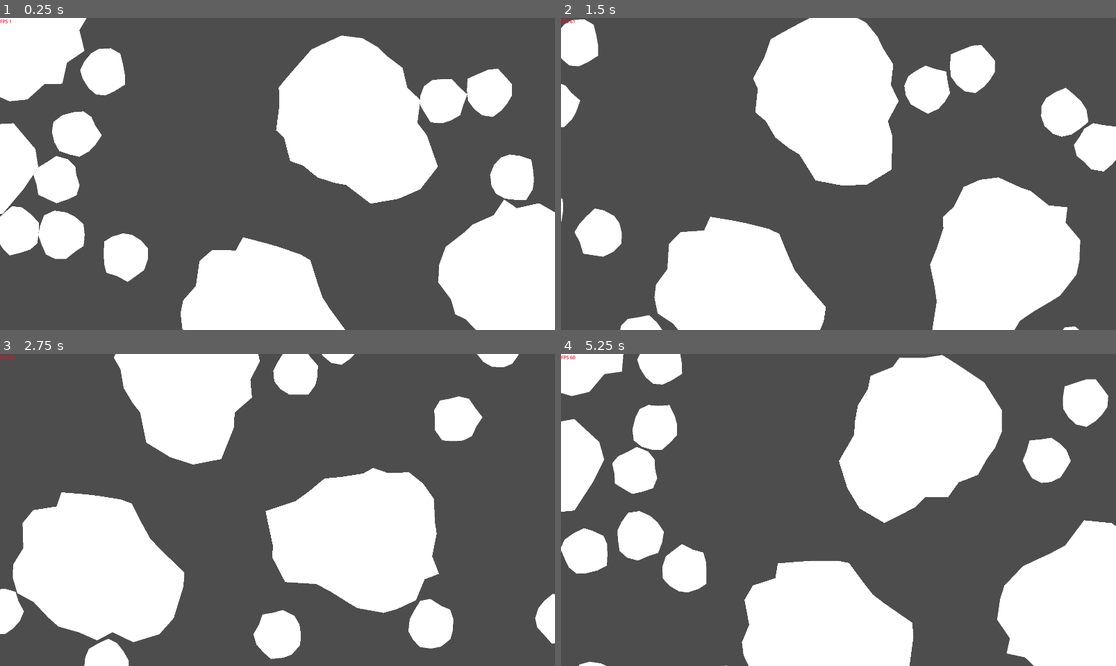
Above: before the commit, frames 1-4 (two rows, left to right).
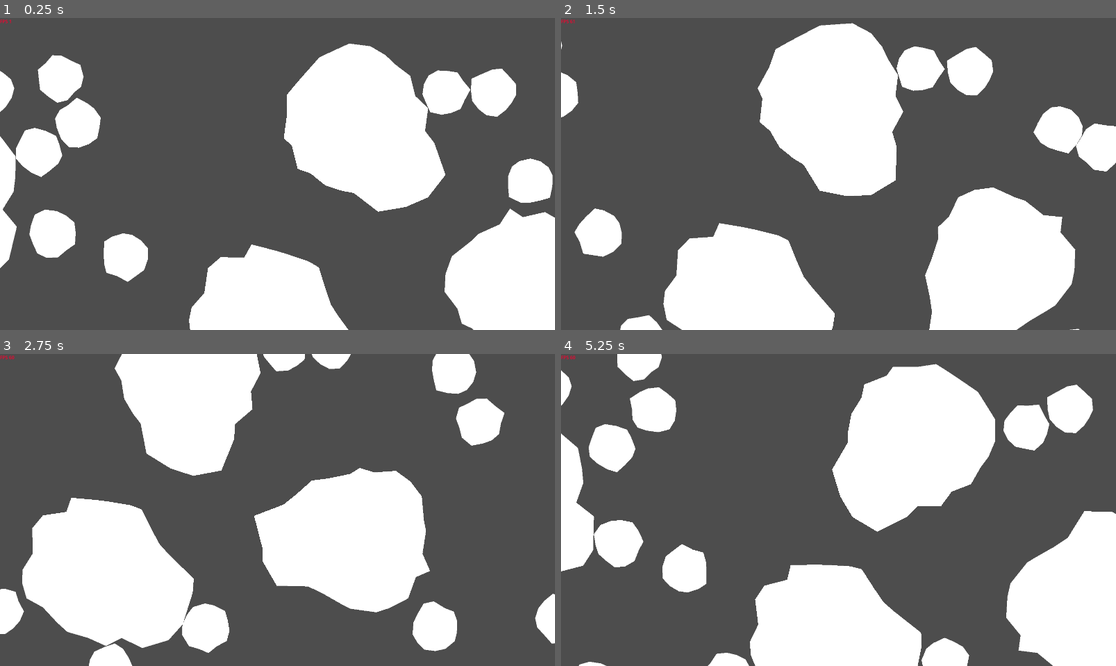
Above: after the commit, the same moments.

Repository: apBUSampK/ring-prospector
Game: Godot game, scene res://main/main.tscn
Two runs of this game, one before a commit and one after it. Both use one fixed random seed, a clock stepped at 60 frames per second and the inputs below.
Inputs:
- Up to frame 1 (0.25 s): no input
- Up to frame 2 (1.5 s): tap Enter at 0.5 s; hold Right (ui_right) 0.53-1.28 s; hold Down (ui_down) from 1.28 s (still down)
- Up to frame 3 (2.75 s): release Down (ui_down) at 2.03 s; hold Right (ui_right) from 2.03 s (still down)
- Up to frame 4 (5.25 s): release Right (ui_right) at 2.78 s; hold Up (ui_up) 2.78-3.53 s; hold Left (ui_left) 3.53-5.03 s; hold Down (ui_down) from 5.03 s (still down)

The runs differ from the first frame. In frame 1, 13% of the frame differs, in the area x 0-100%, y 0-100%; in frame 2, 7.9%; in frame 3, 10%; in frame 4, 14%.

Commit message:
More logical CM and mass heuristics

Diff:
--- a/asteroid/asteroid.gd
+++ b/asteroid/asteroid.gd
@@ -51,7 +51,7 @@
 	var incl_size = args[6] * size / 2
 	var bulk_dr = bulk_r / incl_size
 	var poly_array = PackedVector2Array()
-	var offset = Vector2(bulk_r * cos(size / 2 * phi_step) / 2, bulk_r * sin(size / 2 * phi_step) / 2)
+	var offset = Vector2(cos(size / 2 * phi_step), sin(size / 2 * phi_step)) * bulk_r * size / v / 2
 	for i in range(v):
 		var r_delta = randfn(0, dr)
 		var phi_delta = phi_step + randf_range(-dphi, dphi)
@@ -65,5 +65,5 @@
 			if i >= size - incl_size:
 				r += (size - i - incl_size) * bulk_dr
 		poly_array.append(Vector2(r * cos(phi), r * sin(phi)) - offset)
-	set_mass((r0**2 + (r0 + bulk_r / 2)**2)**1.5)
+	set_mass((r0**2 + (r0 + bulk_r * size / v / 2)**2)**1.5)
 	return poly_array
